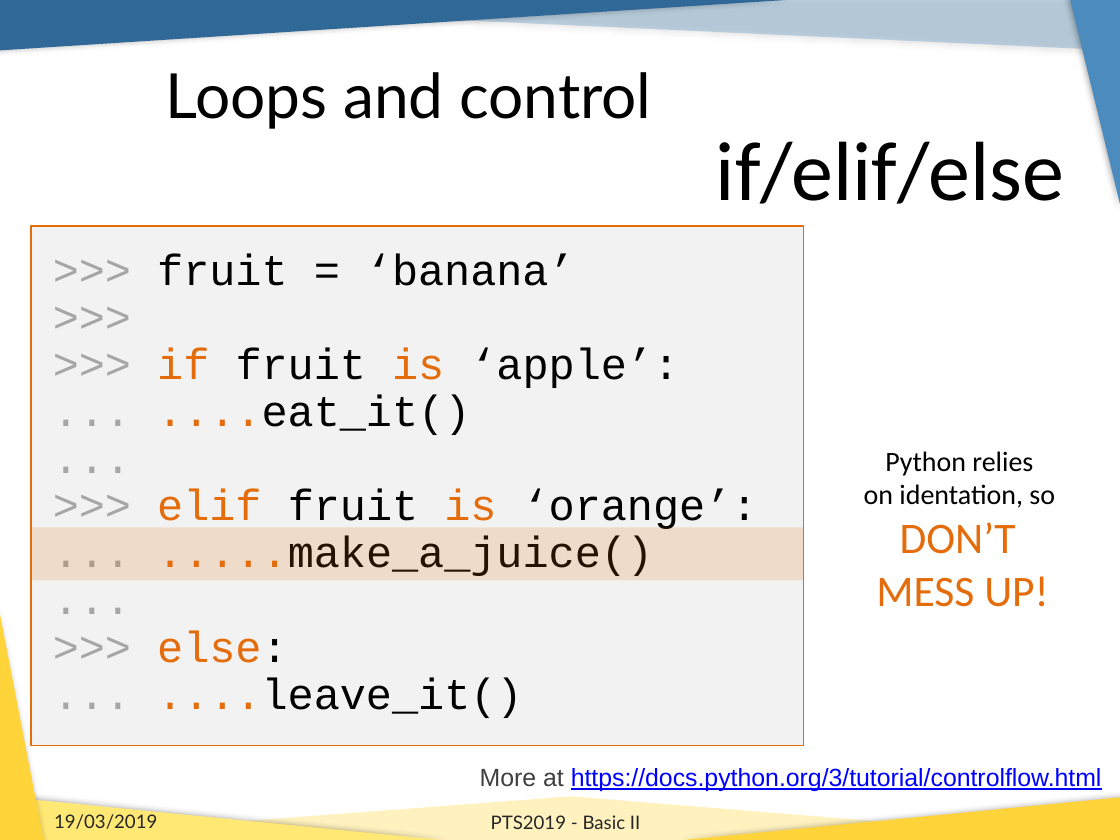
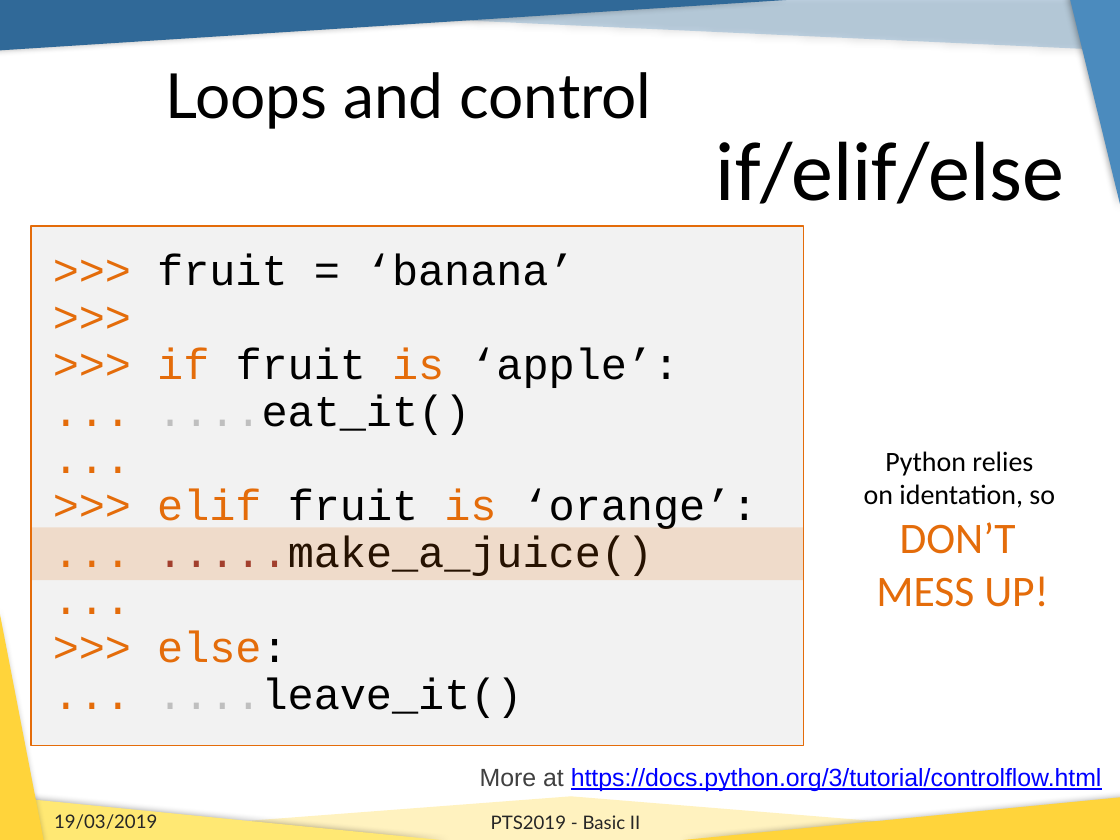
Before and after one commit to b1quint/Python-Tutorial-Series, a slide deck: slide 5 of Presentations/PTS2019_Basics_II.pptx. Drawn at 1120x840 pixels with LibreOffice and Linux fonts; fonts in the diff are those of the drawing; background and template pictures are left out. Boxes give left, top, right and bottom in pixels: in the first picture for what was removed or moved away, otherwise in the second. Text is boxed around its words. In the diff, an @@ line names an element or a change of style, - is before the commit and + after.

```diff
--- a/Presentations/PTS2019_Basics_II.pptx
+++ b/Presentations/PTS2019_Basics_II.pptx
@@ rectangle ">>> fruit = ‘banana’" at bbox=[31, 226, 804, 746]: text colour #A6A6A6 to #E46C0A in ">>>", ">>>", ">>>", "..." and 6 more places; text colour #E46C0A to #BFBFBF in "....eat_it()", "....leave_it()"; text colour #E46C0A to #953735 in ".....make_a_juice()" @@
```
Also in this commit, not shown: 23 other slides changed, 20 slides added.
